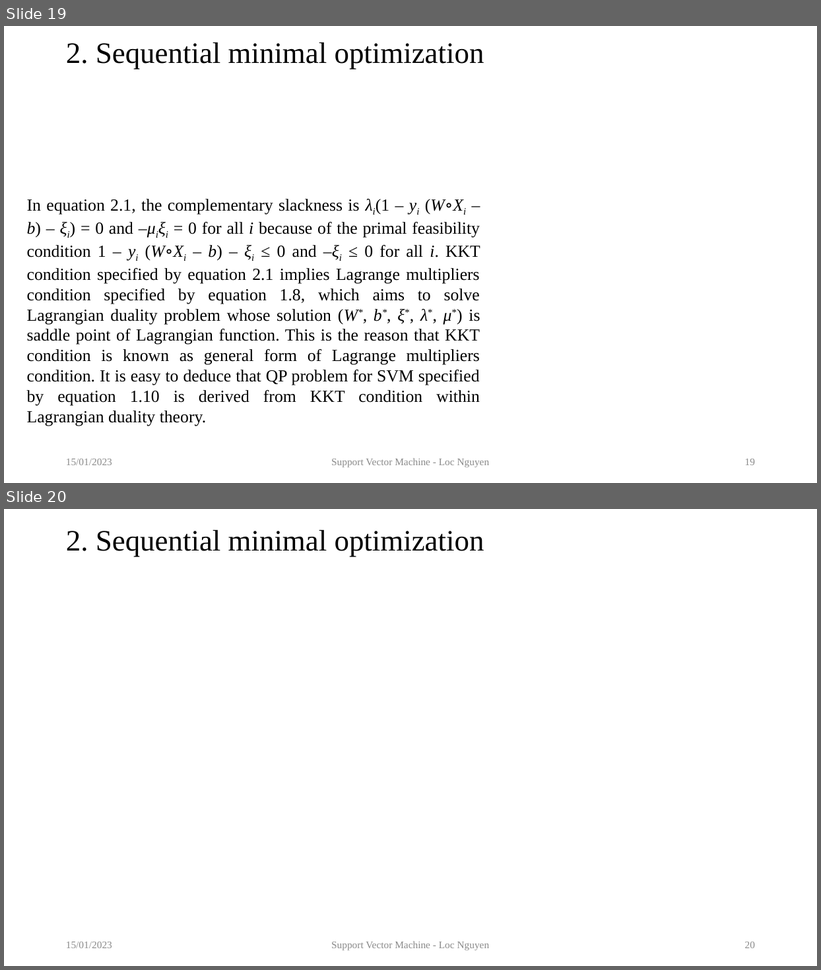
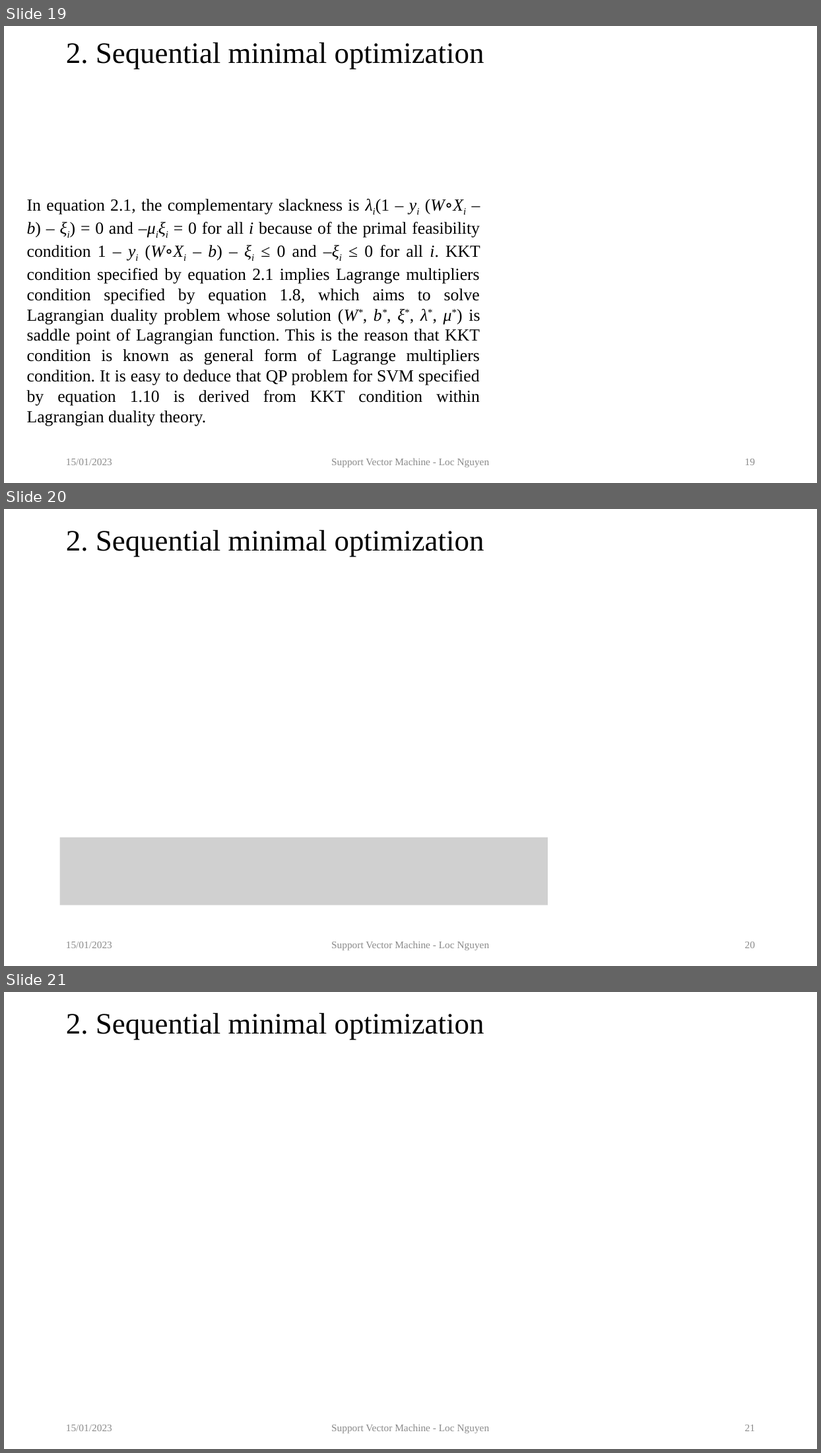
Before and after one commit to sciencepg/global-optimization, a slide deck: 09.TutorialOnSVM/artifact/TutorialOnSVM.pptx. Shown one above the other, each under a label of ours: slides 19 and 20 before the commit, slides 19, 20 and 21 after it. The pictures are 821x970 and 821x1453 pixels, drawn with LibreOffice and Linux fonts; fonts in the diff are those of the drawing; grey boxes stand for pictures. Boxes give left, top, right and bottom in pixels: in the first picture for what was removed or moved away, otherwise in the second. Text is boxed around its words. In the diff, an @@ line names an element or a change of style, - is before the commit and + after.

```diff
--- a/09.TutorialOnSVM/artifact/TutorialOnSVM.pptx
+++ b/09.TutorialOnSVM/artifact/TutorialOnSVM.pptx
@@ slide 20 added at (4,509,817,966), background #FFFFFF @@
@@ title added at (66,529,484,557), 35 pt, text #000000 @@
+2. Sequential minimal optimization
@@ picture added at (60,838,548,906) @@
@@ text added at (66,942,112,949), 12 pt, text #8C8C8C @@
+15/01/2023
@@ text added at (331,941,490,951), 12 pt, text #8C8C8C @@
+Support Vector Machine - Loc Nguyen
@@ page number added at (745,942,755,949), 12 pt, text #8C8C8C @@
+20
@@ what was slide 20 is now slide 21 @@
@@ page number at (745,1425,755,1432): text changed @@
-20
+21
```
Also in this commit, not shown: 1 other file.
